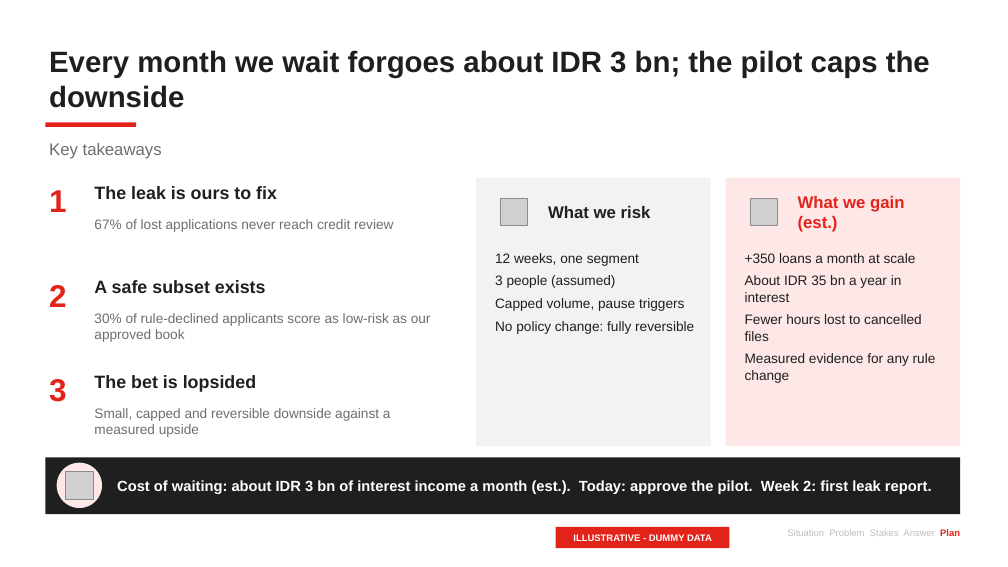
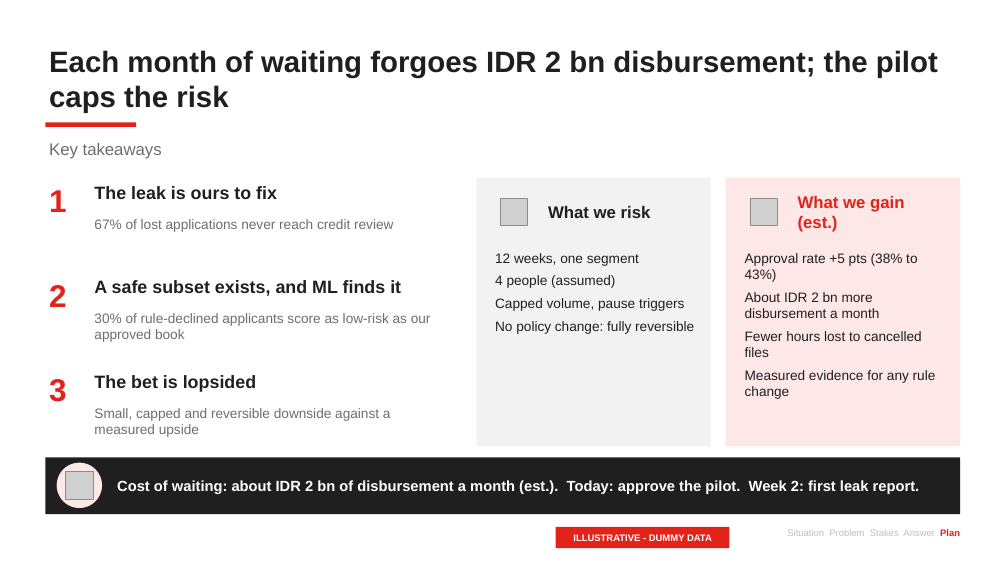
Before and after one commit to Mamel-lop/pstack-loki, a slide deck: slide 20 of decks/ocbc-unsecured-pl/deck.pptx (slide 17 before the commit). Drawn at 1008x567 pixels with LibreOffice and Linux fonts; fonts in the diff are those of the drawing; grey boxes stand for pictures. Boxes give left, top, right and bottom in pixels: in the first picture for what was removed or moved away, otherwise in the second. Text is boxed around its words. In the diff, an @@ line names an element or a change of style, - is before the commit and + after.

```diff
--- a/decks/ocbc-unsecured-pl/deck.pptx
+++ b/decks/ocbc-unsecured-pl/deck.pptx
@@ text at (x1=49, y1=50, x2=938, y2=113): text changed @@
-Every month we wait forgoes about IDR 3 bn; the pilot caps the downside
+Each month of waiting forgoes IDR 2 bn disbursement; the pilot caps the risk
@@ text at (x1=745, y1=253, x2=917, y2=318): text changed @@
-+350 loans a month at scale
-About IDR 35 bn a year in interest
+Approval rate +5 pts (38% to 43%)
+About IDR 2 bn more disbursement a month
@@ text at (x1=94, y1=280, x2=401, y2=296): text changed @@
-A safe subset exists
+A safe subset exists, and ML finds it
@@ text at (x1=495, y1=275, x2=615, y2=288): text changed @@
-3 people (assumed)
+4 people (assumed)
@@ text at (x1=117, y1=480, x2=920, y2=494): text changed @@
-Cost of waiting: about IDR 3 bn of interest income a month (est.). Today: approve the pilot. Week 2: first leak report.
+Cost of waiting: about IDR 2 bn of disbursement a month (est.). Today: approve the pilot. Week 2: first leak report.
```
Also in this commit, not shown: 8 other slides changed, 3 slides added, 27 other files.
